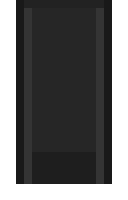
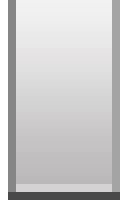
Before/after of a 128 × 200 layered artwork. What changed in the layer stack:
added group "light" with 4 layers above "dark" over [8, 0, 120, 200]
added layer "Calque 4" in group "light" over [112, 0, 120, 192]
added layer "Calque 3" in group "light" over [8, 0, 16, 192]
added layer "Calque 2" in group "light" over [8, 184, 120, 200]
added layer "Calque 1" in group "light" over [8, 0, 120, 200]
moved "backgound" into group "dark" over [32, 16, 96, 152]
moved "outline inner" into group "dark" over [24, 8, 104, 184]
moved "outline outer" into group "dark" over [16, 0, 112, 184]
moved "soda base" into group "dark" over [16, 0, 112, 184]
